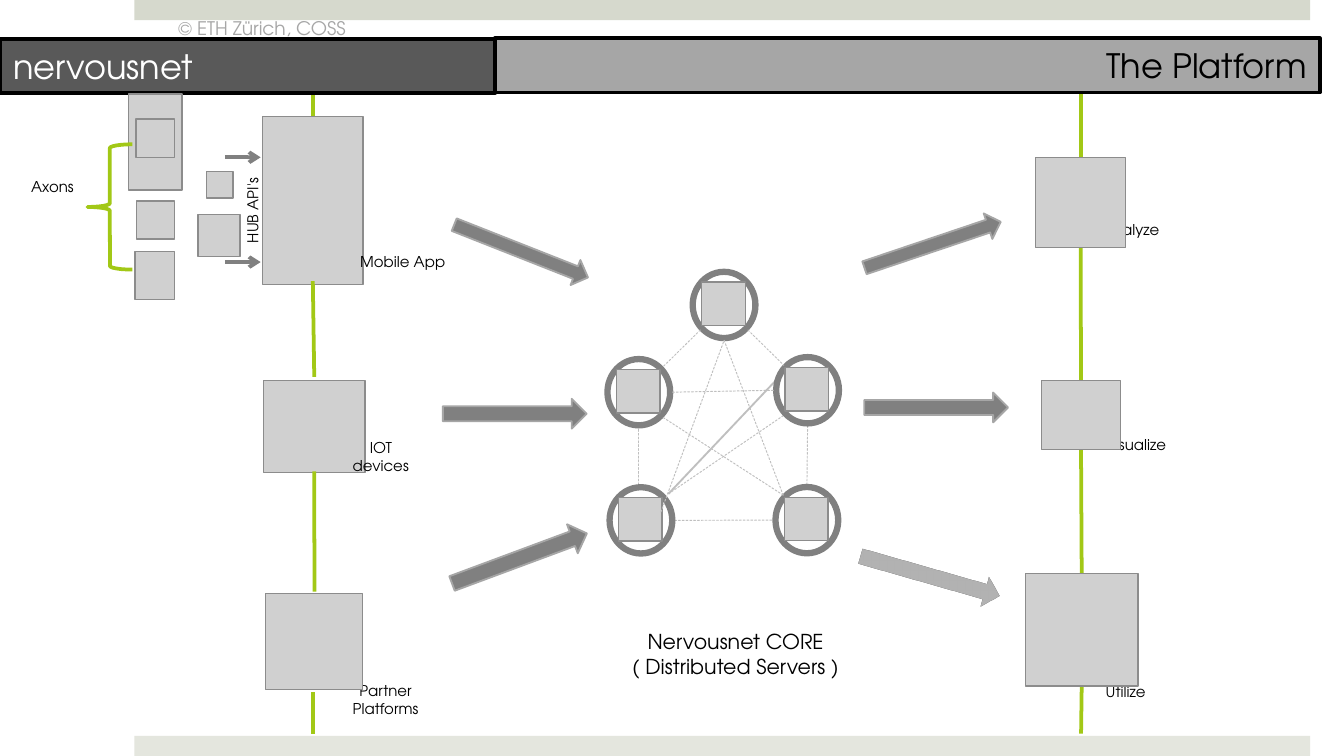
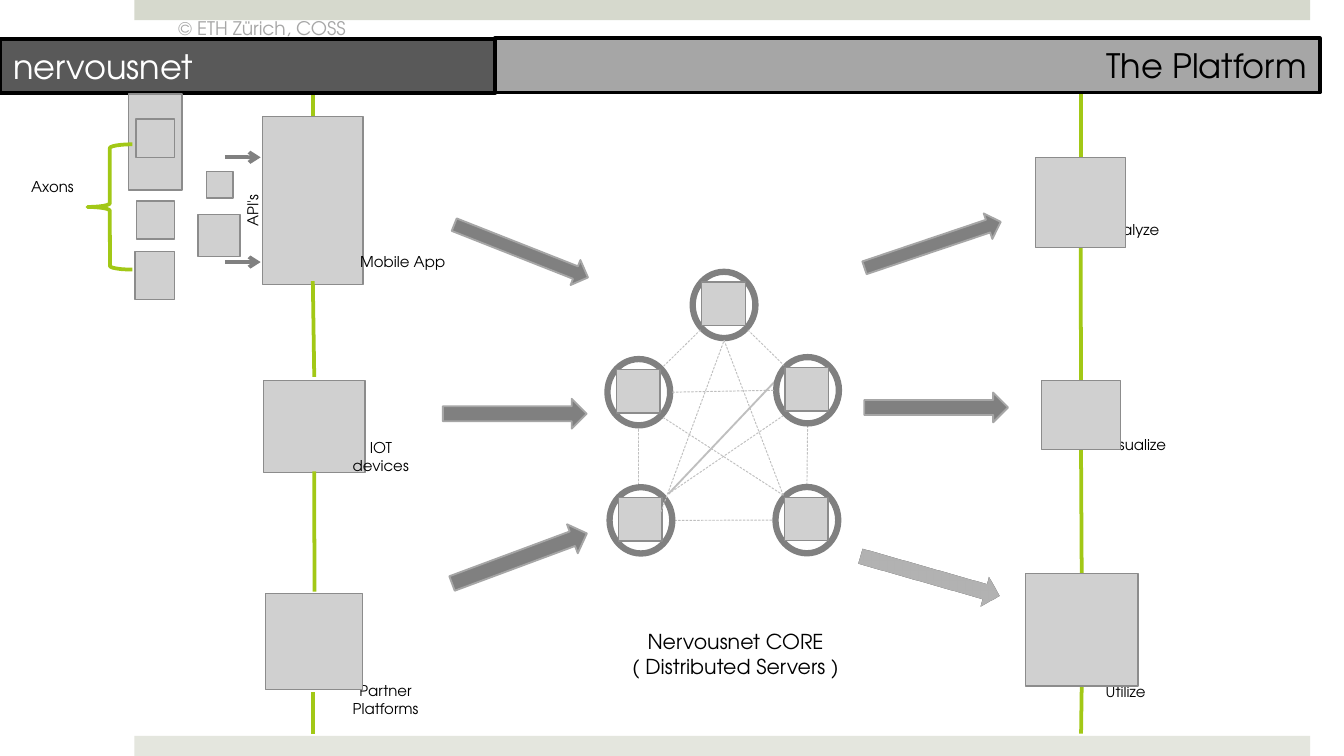
Before and after one commit to ppulikal/nervousnet-android, a slide deck: slide 3 of Documents/Architecture/nervousnet.pptx. Drawn at 1344x756 pixels with LibreOffice and Linux fonts; fonts in the diff are those of the drawing; grey boxes stand for pictures. Boxes give left, top, right and bottom in pixels: in the first picture for what was removed or moved away, otherwise in the second. Text is boxed around its words. In the diff, an @@ line names an element or a change of style, - is before the commit and + after.

```diff
--- a/Documents/Architecture/nervousnet.pptx
+++ b/Documents/Architecture/nervousnet.pptx
@@ text at [240, 198, 266, 226]: text changed @@
-HUB API's
+API's
```
Also in this commit, not shown: 1 other slide changed, 13 other files.
